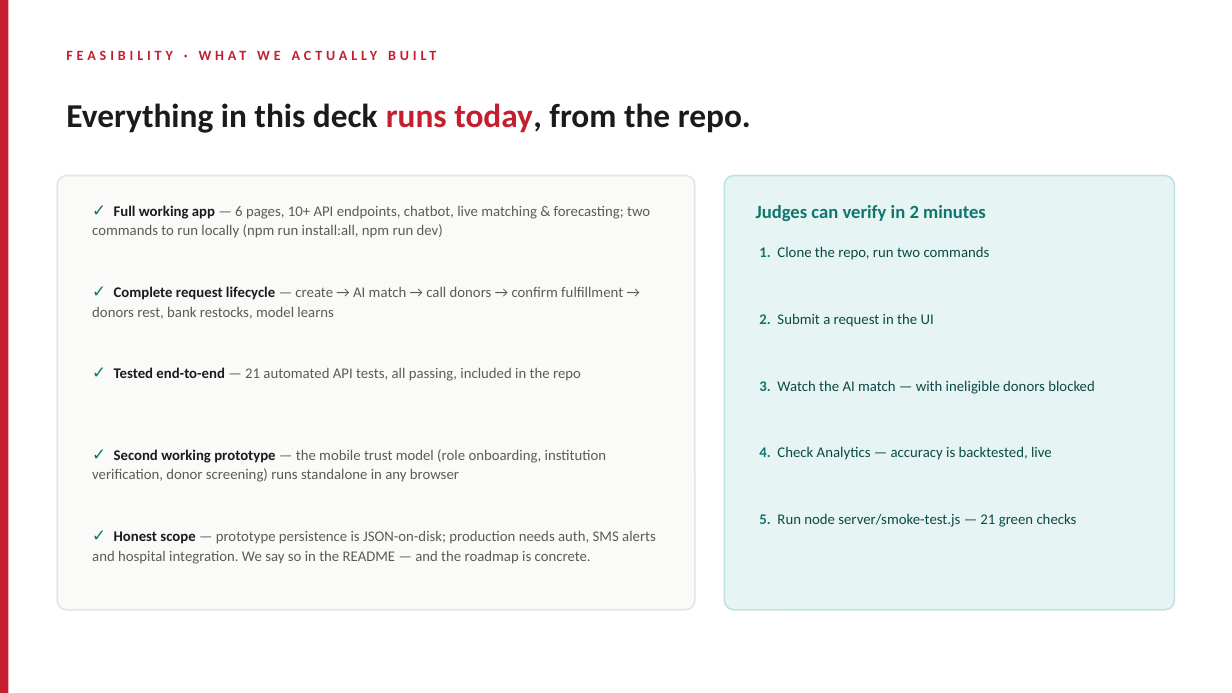
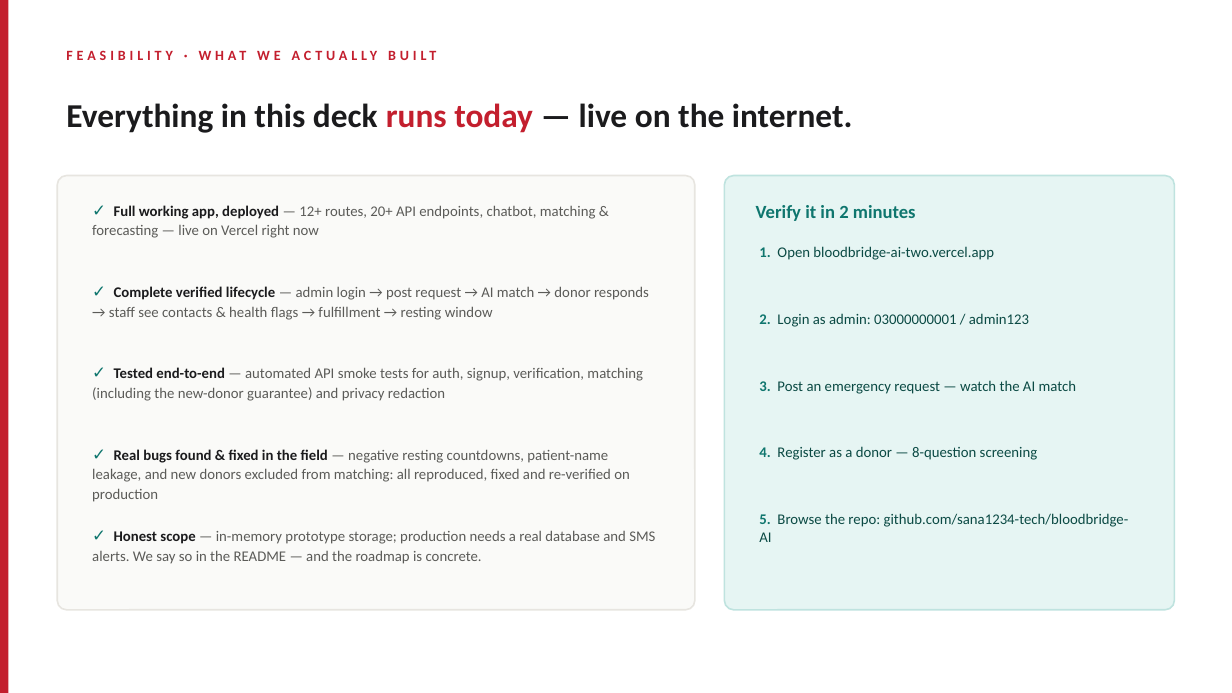
Before and after one commit to sana1234-tech/bloodbridge-AI, a slide deck: slide 10 of presentation/BloodBridge-AI-Presentation.pptx (slide 9 before the commit). Drawn at 1232x693 pixels with LibreOffice and Linux fonts; fonts in the diff are those of the drawing. Boxes give left, top, right and bottom in pixels: in the first picture for what was removed or moved away, otherwise in the second. Text is boxed around its words. In the diff, an @@ line names an element or a change of style, - is before the commit and + after.

Commit message:
Rebuild project presentation: 11 slides with auth, verification, health screening, privacy and live deployment; fresh production screenshots; backdate seeded donor registration

```diff
--- a/presentation/BloodBridge-AI-Presentation.pptx
+++ b/presentation/BloodBridge-AI-Presentation.pptx
@@ text at (66, 103, 853, 133): text changed @@
-Everything in this deck runs today, from the repo.
+Everything in this deck runs today — live on the internet.
@@ text at (92, 205, 596, 238): text changed @@
-✓ Full working app — 6 pages, 10+ API endpoints, chatbot, live matching & forecasting; two commands to run locally (npm run install:all, npm run dev)
+✓ Full working app, deployed — 12+ routes, 20+ API endpoints, chatbot, matching & forecasting — live on Vercel right now
@@ text at (756, 205, 916, 221): text changed @@
-Judges can verify in 2 minutes
+Verify it in 2 minutes
@@ text at (759, 246, 994, 260): text changed @@
-1. Clone the repo, run two commands
+1. Open bloodbridge-ai-two.vercel.app
@@ text at (109, 286, 649, 320): text changed @@
-✓ Complete request lifecycle — create → AI match → call donors → confirm fulfillment → donors rest, bank restocks, model learns
+✓ Complete verified lifecycle — admin login → post request → AI match → donor responds → staff see contacts & health flags → fulfillment → resting window
@@ text at (759, 313, 1029, 327): text changed @@
-2. Submit a request in the UI
+2. Login as admin: 03000000001 / admin123
@@ text at (92, 367, 643, 401): text changed @@
-✓ Tested end-to-end — 21 automated API tests, all passing, included in the repo
+✓ Tested end-to-end — automated API smoke tests for auth, signup, verification, matching (including the new-donor guarantee) and privacy redaction
@@ text at (759, 380, 1077, 394): text changed @@
-3. Watch the AI match — with ineligible donors blocked
+3. Post an emergency request — watch the AI match
@@ text at (92, 449, 630, 502): text changed @@
-✓ Second working prototype — the mobile trust model (role onboarding, institution verification, donor screening) runs standalone in any browser
+✓ Real bugs found & fixed in the field — negative resting countdowns, patient-name leakage, and new donors excluded from matching: all reproduced, fixed and re-verified on production
@@ text at (759, 446, 1038, 460): text changed @@
-4. Check Analytics — accuracy is backtested, live
+4. Register as a donor — 8-question screening
@@ text at (92, 530, 655, 564): text changed @@
-✓ Honest scope — prototype persistence is JSON-on-disk; production needs auth, SMS alerts and hospital integration. We say so in the README — and the roadmap is concrete.
+✓ Honest scope — in-memory prototype storage; production needs a real database and SMS alerts. We say so in the README — and the roadmap is concrete.
@@ text at (759, 513, 1129, 542): text changed @@
-5. Run node server/smoke-test.js — 21 green checks
+5. Browse the repo: github.com/sana1234-tech/bloodbridge-AI
```
Also in this commit, not shown: 8 other slides changed, 1 slide added, 9 other files.
